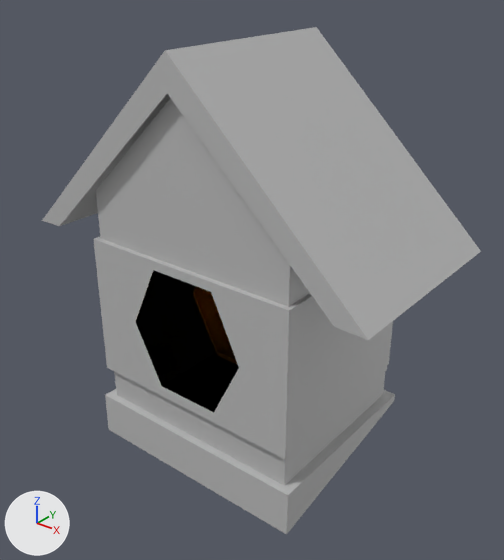
The Blender file Models/Bumbbox.blend, before and after one commit.
Both versions are drawn from a 50 mm camera at (5.53, -1.93, 3.87) aimed at (0.11, 4.85, -0.34). Every picture has the same lights, and +X, +Y and +Z are marked at lower left.
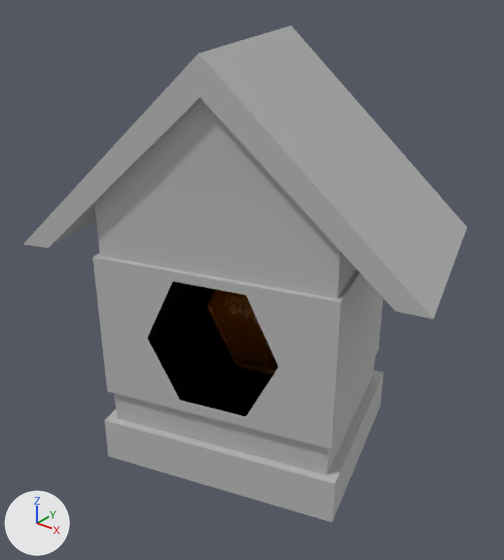
Boxes [x1, y1, x2, y2] around the edits, measured in the pictures (504 x 560 px; the box of a moved part takes in the faces that stretch with it):
'Cube', reshaped, moved, turned: before [42, 27, 481, 534]; after [24, 26, 467, 522]
'Cube.001', turned: before [193, 286, 238, 365]; after [207, 289, 278, 375]
part 1 of me_cube_001, moved or reshaped: before [287, 395, 395, 533]; after [332, 373, 384, 522]

What the commit changed:
me_cube_001 has 98 vertices, 93 faces and spans x -1.6..1.6, y -1.0..1.0, z -1.0..95.4.
me_cube_001 is used by ob_cube; location (0.0, 4.93, -2.92); scale (1.71, 1.38, 0.0603).
Before the commit, vertices of me_cube_001: 2 (-1.0, 1.0, 7.8), 16 (0.0, 1.0, 7.8), 65 (1.0, 1.0, 7.8) at pixel (394, 400).
Part 1, on me_cube_001:
Vertices 2, 16, 65 of me_cube_001 move by (0.0, 0.0, -8.8).
Object 'Cube' (ob_cube) moves from (0.0, 4.93, -2.92) to (0.03, 4.93, -2.92).
Object 'Cube' (ob_cube) turns from (0, 0, 0) to (0, 0, 16) degrees about x, y and z.
Object 'Cube.001' (ob_cube_001) turns from (0, 0, 0) to (0, 0, 16) degrees about x, y and z.
